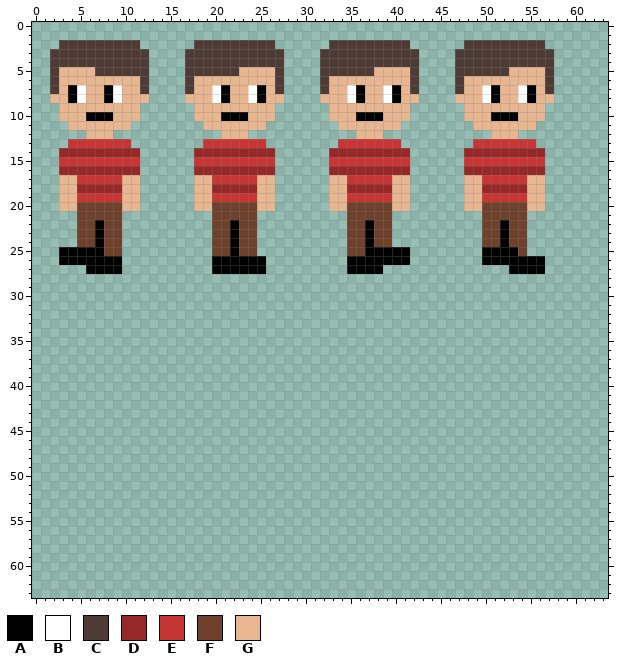
A pixel-art sprite gets an edit: images/player-sheet1.png. The first picture shows the starting point.
The file is 64x64 pixels.
Palette (. is transparent): A #000000  B #ffffff  C #4e3b36  D #962828  E #c83535  F #6e412d  G #e8b690
Pixels before (only the part around the change), first column x 0:
20 ...GGFFFFFGG......GGFFFFFGG......GGFFFFFGG......GGFFFFFGG.......
21 .....FFFFF..........FFFFF..........FFFFF..........FFFFF.........
22 .....FFAFF..........FFAFF..........FFAFF..........FFAFF.........
23 .....FFAFF..........FFAFF..........FFAFF..........FFAFF.........
24 .....FFAFF..........FFAFF..........FFAFF..........FFAFF.........
25 ...AAAAAFF..........FFAFF..........FFAAAAA........AAAAF.........
26 ...AAAAAAA..........AAAAAA.........AAAAAAA........AAAAAAA.......
27 ......AAAA..........AAAAAA.........AAAA..............AAAA.......
28 ................................................................
29 ................................................................
30 ................................................................
31 ................................................................
32 ................................................................
33 ................................................................
34 ................................................................
35 ................................................................
36 ................................................................
37 ................................................................
38 ................................................................
39 ................................................................
40 ................................................................
41 ................................................................
42 ................................................................
43 ................................................................
44 ................................................................
45 ................................................................
46 ................................................................
47 ................................................................
48 ................................................................
49 ................................................................
50 ................................................................
51 ................................................................
52 ................................................................
53 ................................................................
54 ................................................................
55 ................................................................
56 ................................................................
57 ................................................................
58 ................................................................
59 ................................................................
60 ................................................................
61 ................................................................
62 ................................................................
63 ................................................................
The result:
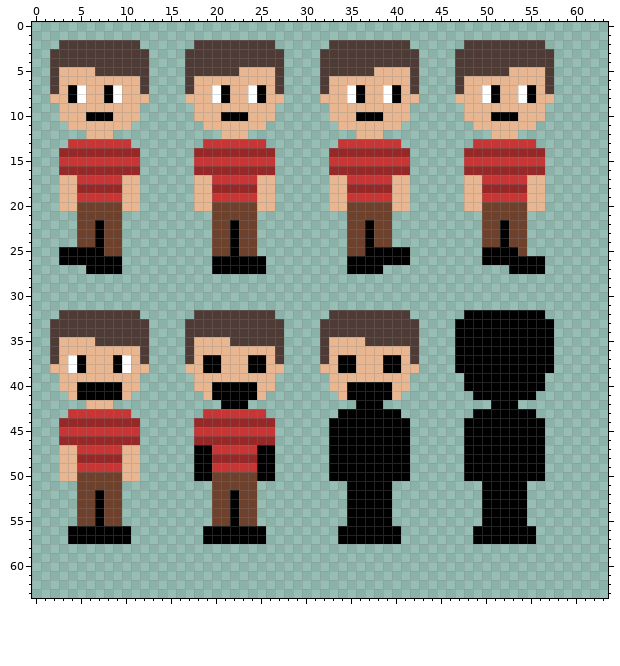
Changes in this commit:
Changed rows in their new state; - is an unchanged pixel.
first column x 2:
32 -CCCCCCCCC------CCCCCCCCC------CCCCCCCCC------AAAAAAAAA-
33 CCCCCCCCCCC----CCCCCCCCCCC----CCCCCCCCCCC----AAAAAAAAAAA
34 CCCCCCCCCCC----CCCCCCCCCCC----CCCCCCCCCCC----AAAAAAAAAAA
35 CGGGGCCCCCC----CGGGGCCCCCC----CGGGGCCCCCC----AAAAAAAAAAA
36 CGGGGGGGGGC----CGGGGGGGGGC----CGGGGGGGGGC----AAAAAAAAAAA
37 CGBAGGGABGC----CGAAGGGAAGC----CGAAGGGAAGC----AAAAAAAAAAA
38 GGBAGGGABGG----GGAAGGGAAGG----GGAAGGGAAGG----AAAAAAAAAAA
39 -GGGGGGGGG------GGGGGGGGG------GGGGGGGGG------AAAAAAAAA-
40 -GGAAAAAGG------GGAAAAAGG------GGAAAAAGG------AAAAAAAAA-
41 --GAAAAAG--------GAAAAAG--------GAAAAAG--------AAAAAAA--
42 ----GGG------------AAA------------AAA------------AAA----
43 --EEEEEEE--------EEEEEEE--------AAAAAAA--------AAAAAAA--
44 -DDDDDDDDD------DDDDDDDDD------AAAAAAAAA------AAAAAAAAA-
45 -EEEEEEEEE------EEEEEEEEE------AAAAAAAAA------AAAAAAAAA-
46 -DDDDDDDDD------DDDDDDDDD------AAAAAAAAA------AAAAAAAAA-
47 -GGEEEEEGG------AAEEEEEAA------AAAAAAAAA------AAAAAAAAA-
48 -GGDDDDDGG------AADDDDDAA------AAAAAAAAA------AAAAAAAAA-
49 -GGEEEEEGG------AAEEEEEAA------AAAAAAAAA------AAAAAAAAA-
50 -GGFFFFFGG------AAFFFFFAA------AAAAAAAAA------AAAAAAAAA-
51 ---FFFFF----------FFFFF----------AAAAA----------AAAAA---
52 ---FFAFF----------FFAFF----------AAAAA----------AAAAA---
53 ---FFAFF----------FFAFF----------AAAAA----------AAAAA---
54 ---FFAFF----------FFAFF----------AAAAA----------AAAAA---
55 ---FFAFF----------FFAFF----------AAAAA----------AAAAA---
56 --AAAAAAA--------AAAAAAA--------AAAAAAA--------AAAAAAA--
57 --AAAAAAA--------AAAAAAA--------AAAAAAA--------AAAAAAA--
Where, in picture pixels (left, top, right, bottom), the same in both pictures:
added: (50, 310, 554, 544)
